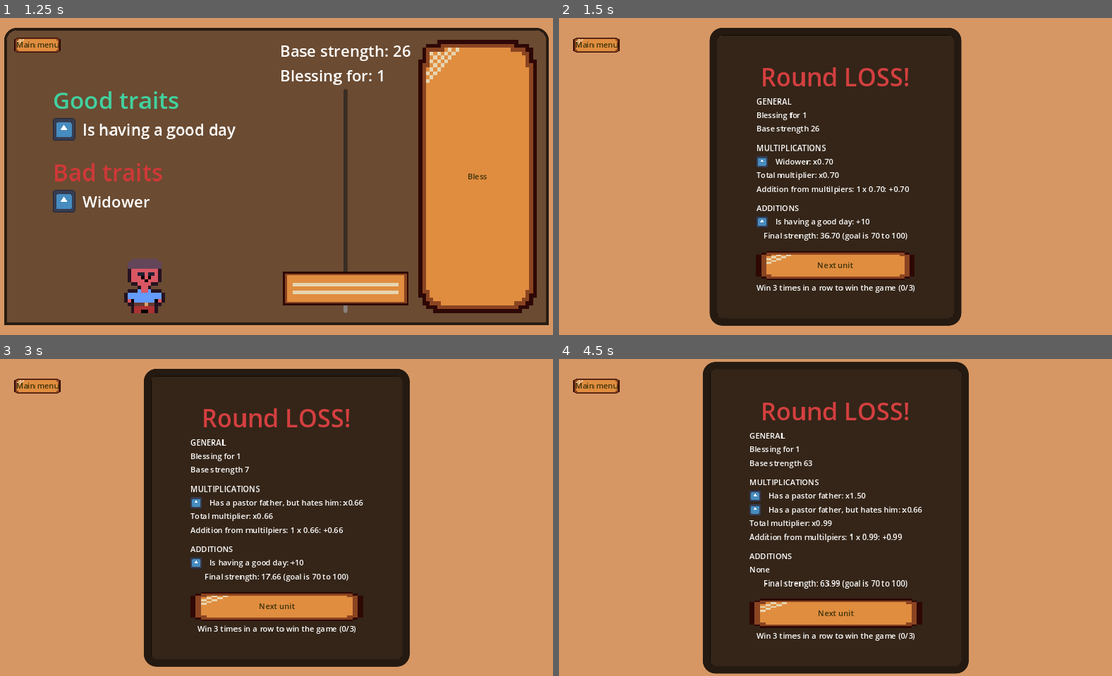
Above: before the commit, frames 1-4 (two rows, left to right).
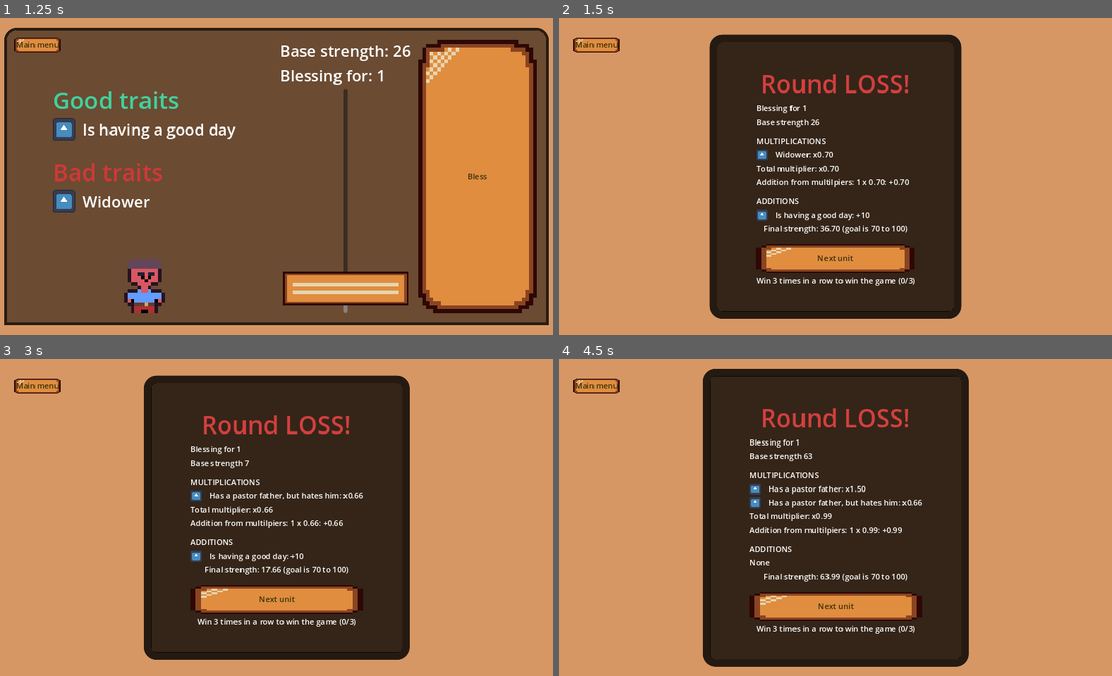
Above: after the commit, the same moments.

Repository: frostblooded/wolf
Game: Godot game, scene res://scenes/MainMenu.tscn
Same seed, same stepped clock (60 frames per second), same inputs: the game is played once before the commit and once after it. The engine's default icon, where the game draws it, is replaced by a stand-in: a white triangle on a blue panel in a dark square.
Inputs:
- Up to frame 1 (1.25 s): click "Easy" at 0.5 s
- Up to frame 2 (1.5 s): click "Bless" at 1.25 s
- Up to frame 3 (3 s): click "Next unit" at 2 s; click "Bless" at 2.75 s
- Up to frame 4 (4.5 s): click "Next unit" at 3.5 s; click "Bless" at 4.25 s

Frame 1 is identical in both runs. In frame 2, 8.4% of the frame differs, in the area x 27-73%, y 3-98%; in frame 3, 8.9%, in the area x 26-75%, y 3-98%; in frame 4, 8.9%.

Commit message:
Add general label for round end panel

Diff:
--- a/scenes/main.tscn
+++ b/scenes/main.tscn
@@ -79,10 +79,6 @@
 layout_mode = 2
 size_flags_vertical = 3
 
-[node name="Label" type="Label" parent="RoundResultLayer/PanelContainer/VBoxContainer/BlessResultsContainer/OtherBlessResultsContainer/GeneralResultsContainer"]
-layout_mode = 2
-text = "GENERAL"
-
 [node name="Results" type="VBoxContainer" parent="RoundResultLayer/PanelContainer/VBoxContainer/BlessResultsContainer/OtherBlessResultsContainer/GeneralResultsContainer"]
 layout_mode = 2
 
